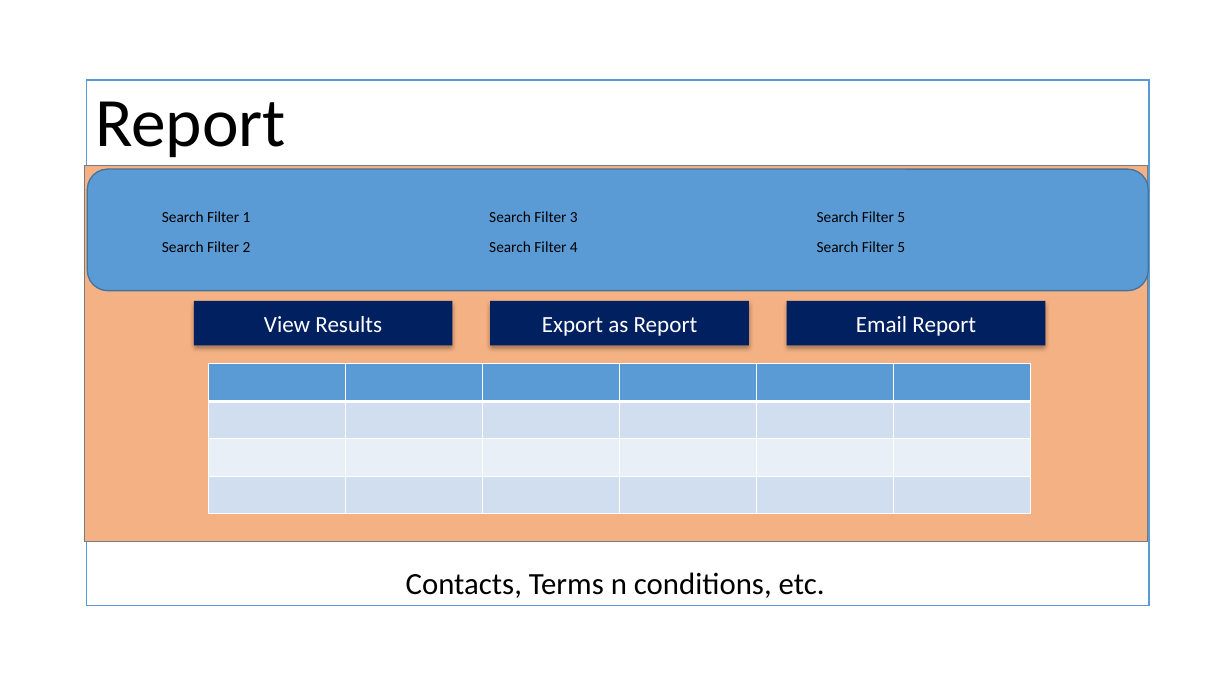
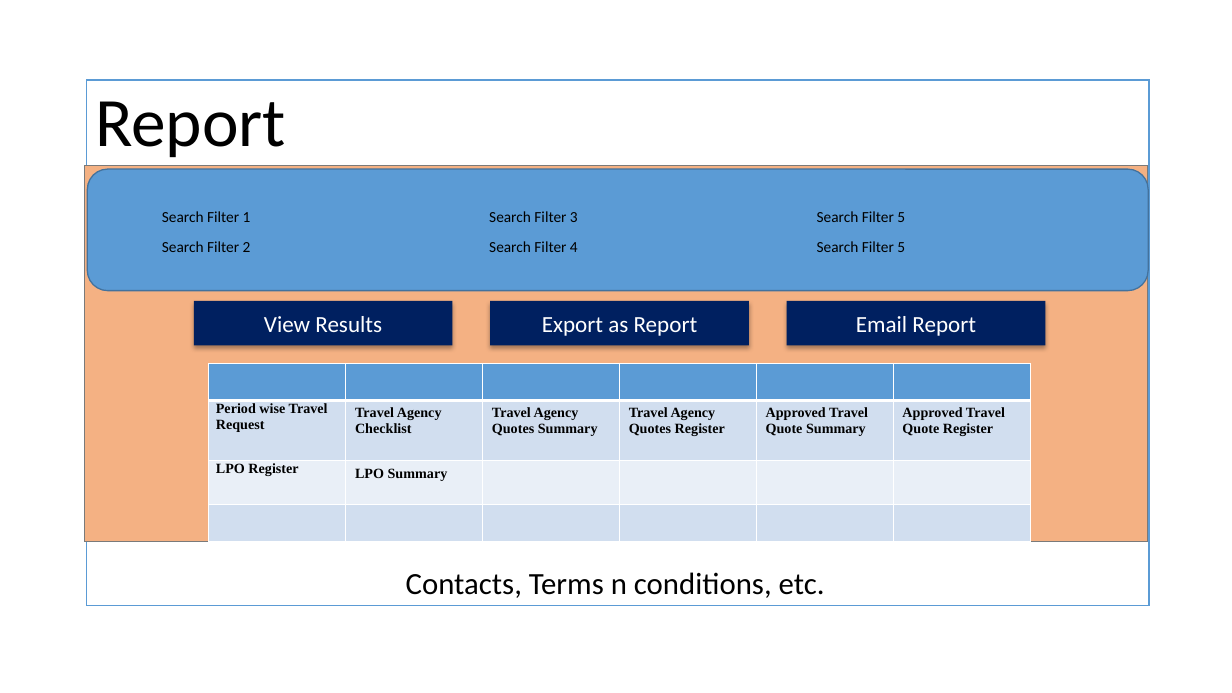
Before and after one commit to suresh-kok/BTC, a slide deck: slide 13 of BTC/BTC UI Design.pptx. Drawn at 1232x693 pixels with LibreOffice and Linux fonts; fonts in the diff are those of the drawing. Boxes give left, top, right and bottom in pixels: in the first picture for what was removed or moved away, otherwise in the second. Text is boxed around its words. In the diff, an @@ line names an element or a change of style, - is before the commit and + after.

```diff
--- a/BTC/BTC UI Design.pptx
+++ b/BTC/BTC UI Design.pptx
@@ table at (209,364,1030,542) @@
+row 2: Period wise Travel Request | Travel Agency Checklist | Travel Agency Quotes Summary | Travel Agency Quotes Register | Approved Travel Quote Summary | Approved Travel Quote Register
+row 3: LPO Register | LPO Summary |  |  |  | 
-row 3:  |  |  |  |  | 
-row 4:  |  |  |  |  | 
```
Also in this commit, not shown: 15 other files.
